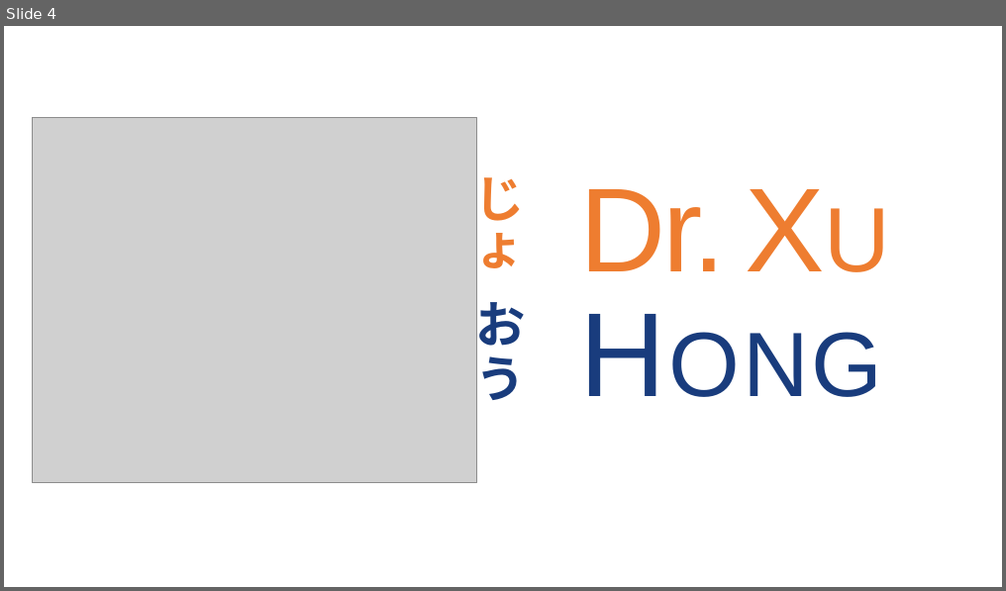
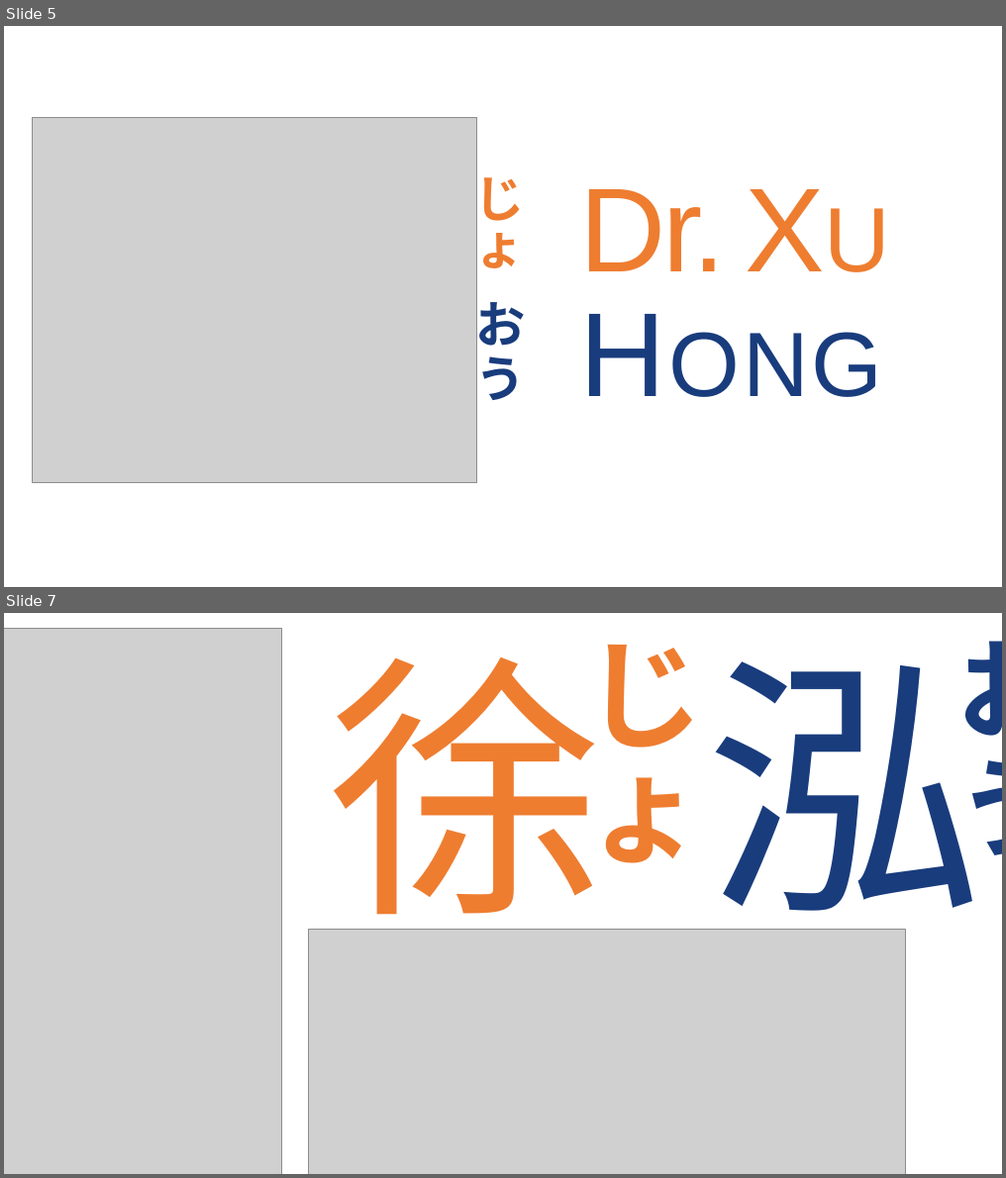
Before and after one commit to DrHeliosXu/DrHeliosXu.github.io, a slide deck: images/logo-multi-lang.pptx. Shown one above the other, each under a label of ours: slide 4 before the commit, slides 5 and 7 after it; the slides between them are not shown. The pictures are 1006x591 and 1006x1178 pixels, drawn with LibreOffice and Linux fonts; fonts in the diff are those of the drawing; grey boxes stand for pictures; background and template pictures are left out. Boxes give left, top, right and bottom in pixels: in the first picture for what was removed or moved away, otherwise in the second. Text is boxed around its words. In the diff, an @@ line names an element or a change of style, - is before the commit and + after.

```diff
--- a/images/logo-multi-lang.pptx
+++ b/images/logo-multi-lang.pptx
@@ slide 7 added at box(4, 613, 1002, 1174), background #FFFFFF @@
@@ picture added at box(4, 628, 282, 1174) @@
@@ text added at box(956, 641, 1002, 875), 105 pt, text #193C7D, bold @@
+おう
@@ text added at box(328, 644, 982, 959), 267 pt, text #EE7D30 @@
+徐
@@ text added at box(328, 644, 982, 959), 267 pt, text #193C7D @@
+泓
@@ text added at box(584, 644, 704, 883), 115 pt, text #EE7D30, bold @@
+じょ
@@ picture added at box(309, 930, 906, 1174) @@
@@ what was slide 4 is now slide 5 @@
```
Also in this commit, not shown: 4 slides changed, 7 other slides added, 30 other files.
